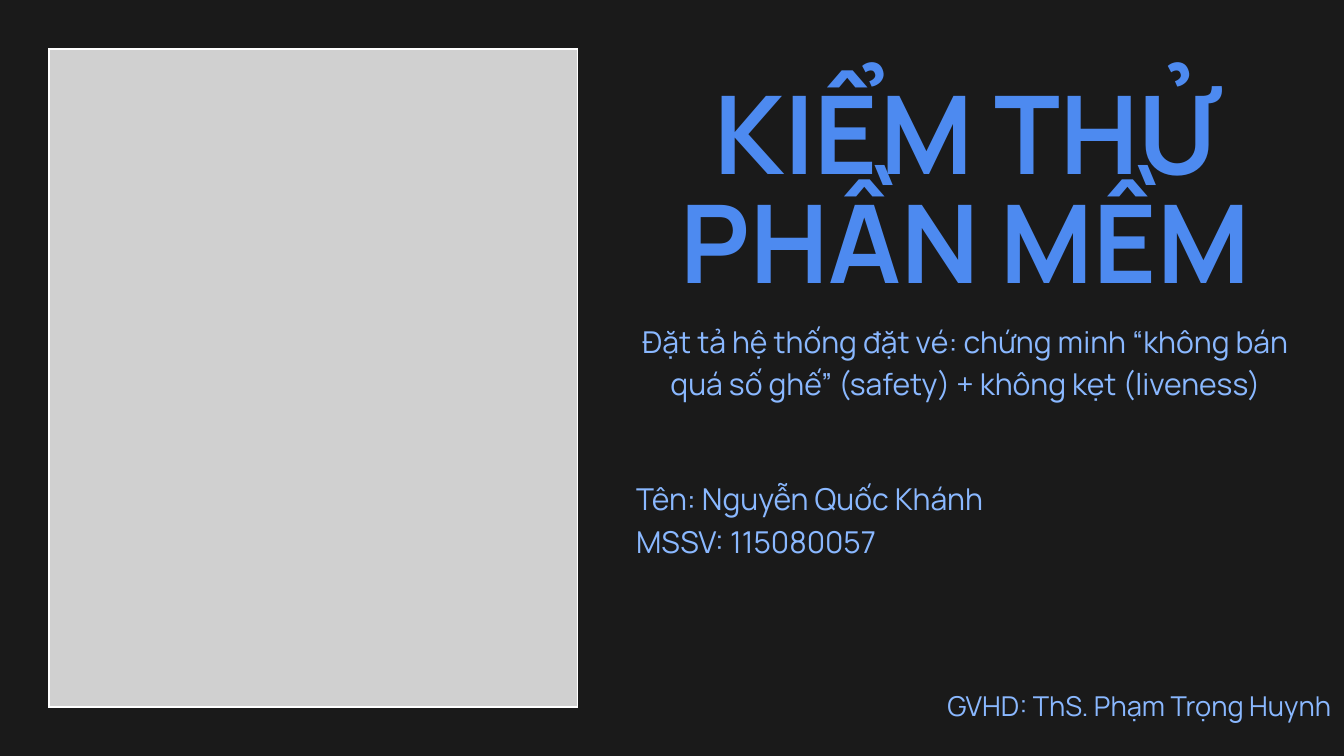
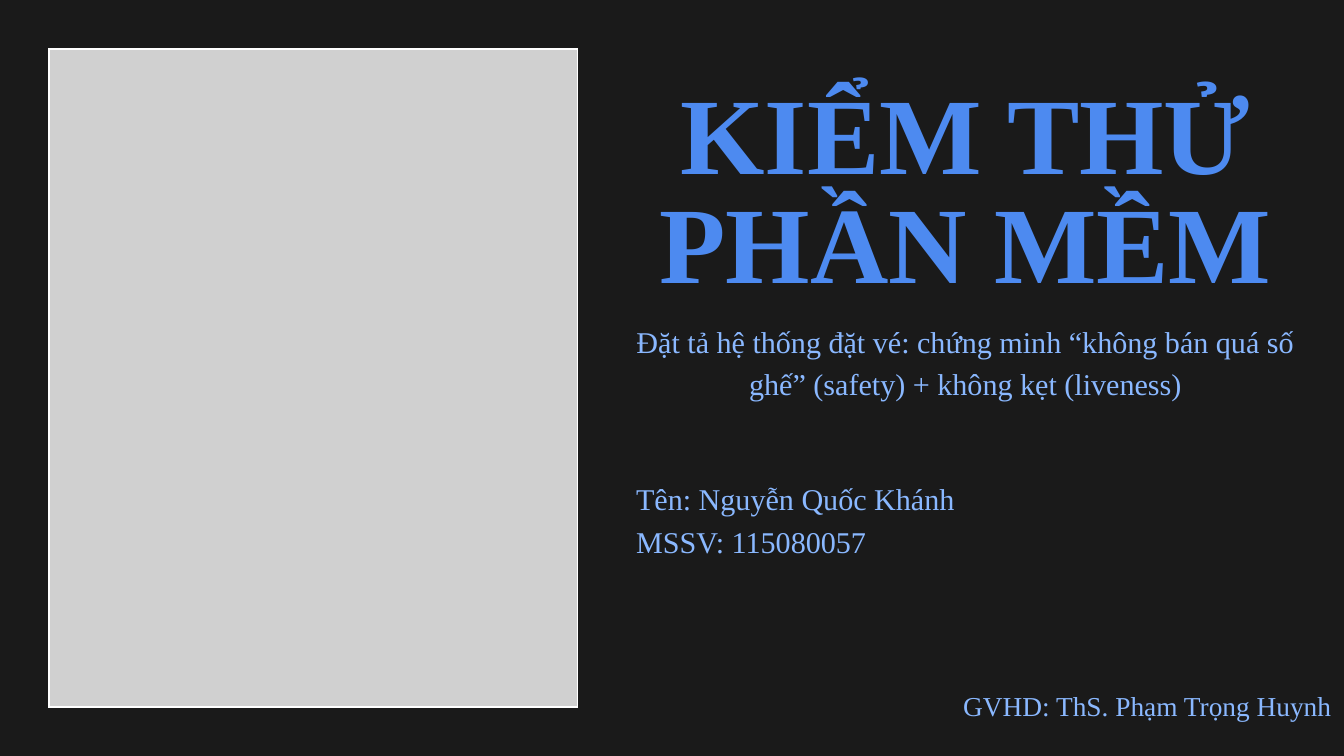
Before and after one commit to khanh208/QLDat_Ve, a slide deck: slide 1 of Bao-cao-KTPM/Bài thuyết trình - Kiểm Thử Phần Mềm (1).pptx. Drawn at 1344x756 pixels with LibreOffice and Linux fonts; fonts in the diff are those of the drawing; grey boxes stand for pictures. Boxes give left, top, right and bottom in pixels: in the first picture for what was removed or moved away, otherwise in the second. Text is boxed around its words. In the diff, an @@ line names an element or a change of style, - is before the commit and + after.

```diff
--- a/Bao-cao-KTPM/Bài thuyết trình - Kiểm Thử Phần Mềm (1).pptx
+++ b/Bao-cao-KTPM/Bài thuyết trình - Kiểm Thử Phần Mềm (1).pptx
@@ font Manrope to Times New Roman in 4 elements at [660,90,1271,283], [636,331,1294,401], [636,487,954,554], [963,697,1331,721] @@
```
Also in this commit, not shown: 8 other slides changed, 2 slides added, 9 other files.
